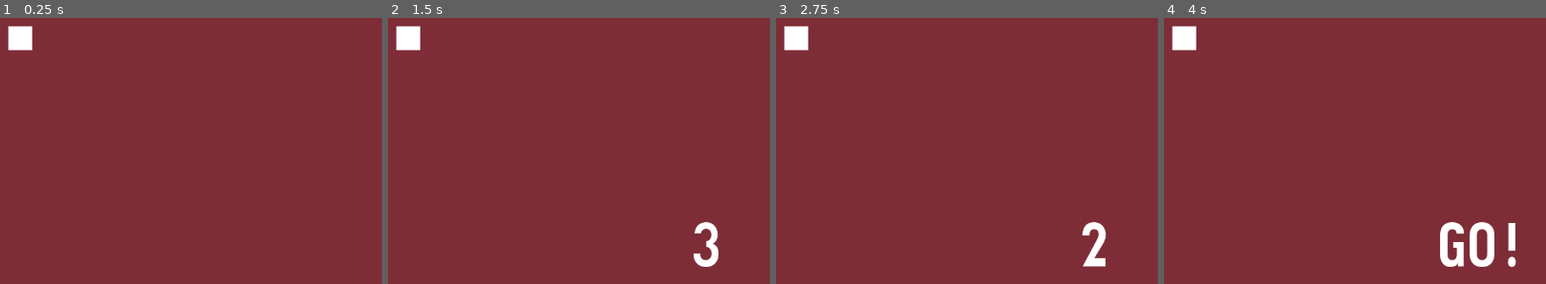
Above: before the commit, frames 1-4 (left to right).
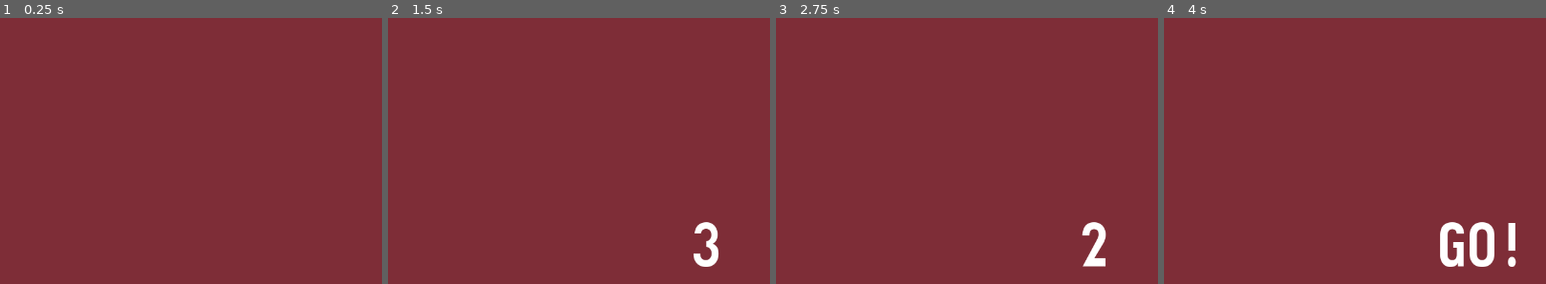
Above: after the commit, the same moments.

Repository: codemonsters/re-play
Game: Godot game, scene res://Main.tscn
The game is run twice, just before and just after one commit, with the same random seed, the same clock (stepped at 60 frames per second) and the same inputs.
Inputs:
- Up to frame 1 (0.25 s): no input
- Up to frame 2 (1.5 s): tap Enter at 0.5 s; tap Space at 1.25 s
- Up to frame 3 (2.75 s): no input
- Up to frame 4 (4 s): tap Enter at 2.75 s; tap Space at 3.5 s
The pictures show only the part of the screen within x 8-58%, y 11-61%; the shares and areas given below are measured in that part.

The runs differ from the first frame. In frame 1, 0.6% of the frame differs, in the area x 2-9%, y 2-13%; in frame 2, 0.6%; in frame 3, 0.6%; in frame 4, 0.6%.

Commit message:
Añadida velocidad

Diff:
--- a/src/minigames/rythm/Main.gd
+++ b/src/minigames/rythm/Main.gd
@@ -20,11 +20,21 @@
 # NOTA: Los rectángulos tardan 4 ticks en bajar desde que aparece su primer pixel hasta que tienen que sonar
 
 var notes # Referencia para obtener los nombres de los archivos de las notas y los acordes.
-var tempo # Segundos por beat
+var tempo # Segundos por TICK
 
 # Variables para que el kick y la caja se intercalen
 var next_kick = true
 var next_drum = true
+
+# Constantes de la posición de los objetos en la pantalla (px)
+const bar_distance = 750
+const bar_height = 20
+const piece_height = 50
+
+# Constante velocidad (nº de ticks para bajar las piezas)
+const speed_ticks = 20
+
+var speed
 
 const assets_dir = "res://assets/"
 
@@ -37,6 +47,7 @@
 	notes_file.close()
 	randomize()
 	tempo = rand_range(0.2, 0.25)
+	speed = (bar_distance+((piece_height)/2)-bar_height)/(speed_ticks*tempo) # Nos llevó 25 minutos descubrir esta ecuación. No caigas en el mismo error de tratar de entenderla.
 	prepare_queues()
 
 func count_down():
@@ -89,7 +100,8 @@
 	$Timer.start()
 
 func _process(delta):
-	pass
+	if game_started:
+		$Background/ColorRect.rect_position.y = $Background/ColorRect.rect_position.y+speed*delta
 
 func time_tick():
 	if current_countdown != 5:
@@ -136,7 +148,7 @@
 				notes_queue.append([time, _notes])
 				if _notes.size() > 0:
 					previous_note = _notes[0]
-	print(notes_queue)
+	#print(notes_queue)
 
 # FIXME: EN LA VERSION FINAL QUITAR LO SIGUIENTE. DE MOMENTO LO DEJAMOS POR SI ACASO PASA ALGO... 😜
 func prepare_queues_old():
--- a/src/minigames/rythm/Main.tscn
+++ b/src/minigames/rythm/Main.tscn
@@ -49,10 +49,12 @@
 }
 
 [node name="ColorRect" type="ColorRect" parent="Background"]
-margin_left = 121.0
-margin_top = 113.0
-margin_right = 161.0
-margin_bottom = 153.0
+margin_left = 50.0
+margin_top = -50.0
+margin_right = 250.0
+__meta__ = {
+"_edit_use_anchors_": false
+}
 
 [node name="Timer" type="Timer" parent="."]
 
